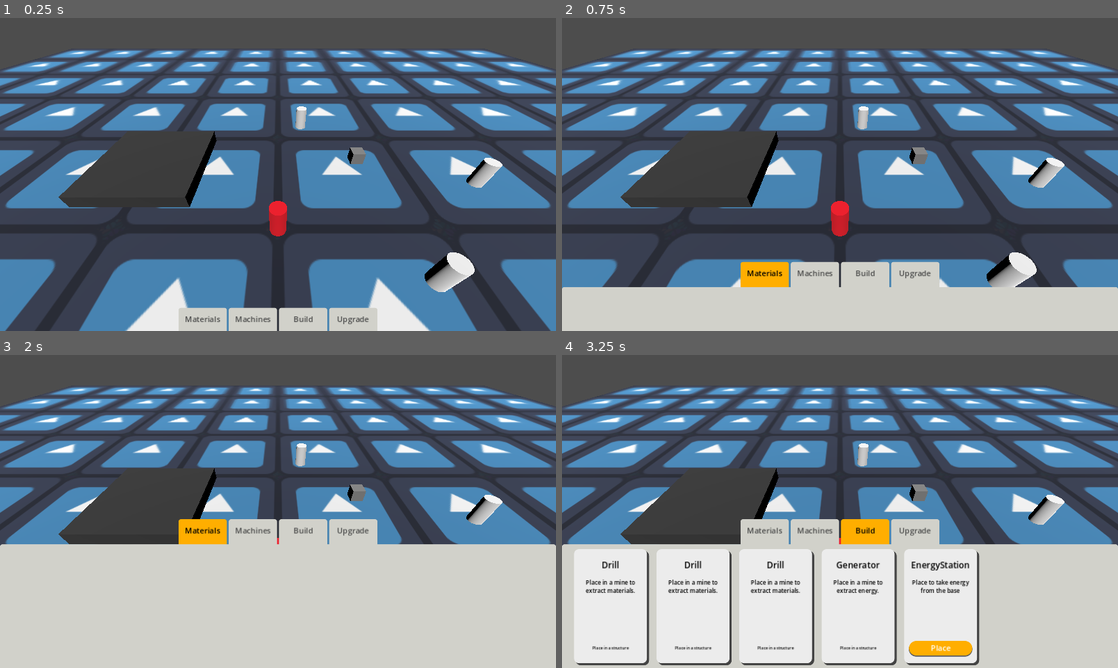
Above: before the commit, frames 1-4 (two rows, left to right).
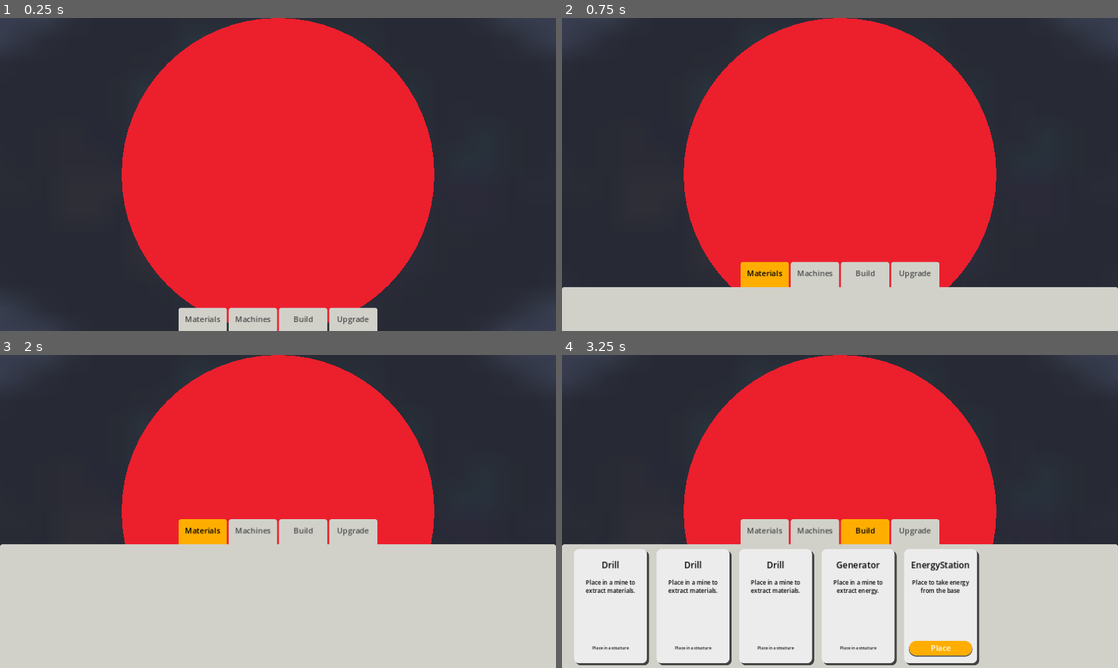
Above: after the commit, the same moments.

Repository: angelR0G/GameOff2024
Game: Godot game, scene res://other_objects/map.tscn
The game is run twice, just before and just after one commit, with the same random seed, the same clock (stepped at 60 frames per second) and the same inputs. Before the commit the project starts from res://scenes/map.tscn. The engine's default icon, where the game draws it, is replaced by a stand-in: a white triangle on a blue panel in a dark square.
Inputs (mouse positions are in pixels of both pictures, inside the frame that each line leads up to):
- Up to frame 1 (0.25 s): no input
- Up to frame 2 (0.75 s): click "Materials" at 0.5 s
- Up to frame 3 (2 s): move the mouse to (400, 495) at 1.27 s; hold D (right) from 1.28 s (still down); hold E (interact) from 1.28 s (still down); click (400, 495) at 1.42 s
- Up to frame 4 (3.25 s): release D (right) at 2 s; release E (interact) at 2 s; click "Machines" at 2 s; click "Build" at 2.75 s

The runs differ from the first frame. In frame 1, 88% of the frame differs, in the area x 0-100%, y 0-100%; in frame 2, 76%; in frame 3, 53%; in frame 4, 53%.
Error after the commit: Invalid assignment of property or key 'global_position' with value of type 'Vector3' on a base object of type 'Nil'. (res://other_objects/build_mode.gd:26)

Commit message:
feat: create build mode

Diff:
--- a/machines/machine_base.gd
+++ b/machines/machine_base.gd
@@ -38,3 +38,6 @@
 
 func set_machine_active(new_state:bool) -> void:
 	active = new_state
+
+func get_machine_mesh() -> Mesh:
+	return get_child(0).mesh
--- /dev/null
+++ b/other_objects/build_mode.gd
@@ -0,0 +1,27 @@
+class_name BuildMode extends Node3D
+
+var machine_to_place:Machine
+var machine_placed:bool = false
+
+@onready var preview_machine: MeshInstance3D = $PreviewMachine
+
+func enter_build_mode(machine:Machine):
+	machine_to_place = machine
+	preview_machine.mesh = machine.get_machine_mesh()
+	machine_placed = false
+
+
+func _process(_delta: float) -> void:
+	if machine_to_place != null && !machine_placed:
+		var mouse_position:Vector2 = get_viewport().get_mouse_position()
+		preview_machine.global_position = Vector3(mouse_position.x, 0, mouse_position.y)
+
+func _input(event: InputEvent) -> void:
+	if event is InputEventMouseButton:
+		place_machine_at_position(event.position)
+
+
+func place_machine_at_position(position:Vector2) -> bool:
+	machine_placed = true
+	machine_to_place.global_position = Vector3(position.x, 0, position.y)
+	return true
--- /dev/null
+++ b/other_objects/build_mode.tscn
@@ -0,0 +1,12 @@
+[gd_scene load_steps=2 format=3 uid="uid://dsbvo77l0003x"]
+
+[ext_resource type="Script" path="res://other_objects/build_mode.gd" id="1_063hw"]
+
+[node name="BuildMode" type="Node3D"]
+script = ExtResource("1_063hw")
+
+[node name="Camera3D" type="Camera3D" parent="."]
+transform = Transform3D(1, 0, 0, 0, -4.37114e-08, 1, 0, -1, -4.37114e-08, 0, 7, 0)
+projection = 1
+
+[node name="PreviewMachine" type="MeshInstance3D" parent="."]
--- a/scenes/dev_console.tscn
+++ b/other_objects/dev_console.tscn
@@ -1,6 +1,6 @@
 [gd_scene load_steps=2 format=3 uid="uid://unhbwmithnfs"]
 
-[ext_resource type="Script" path="res://scenes/dev_console.gd" id="1_rykuc"]
+[ext_resource type="Script" path="res://other_objects/dev_console.gd" id="1_rykuc"]
 
 [node name="DevConsole" type="CanvasLayer"]
 script = ExtResource("1_rykuc")
--- a/scenes/map.tscn
+++ b/other_objects/map.tscn
@@ -1,6 +1,6 @@
 [gd_scene load_steps=9 format=3 uid="uid://b280biq3pyqki"]
 
-[ext_resource type="PackedScene" uid="uid://baa4tvph24mkf" path="res://scenes/player.tscn" id="1_0ablw"]
+[ext_resource type="PackedScene" uid="uid://baa4tvph24mkf" path="res://other_objects/player.tscn" id="1_0ablw"]
 [ext_resource type="Texture2D" uid="uid://bd0wpcadrq5yw" path="res://icon.svg" id="2_il2m7"]
 [ext_resource type="PackedScene" uid="uid://bgdwweowv3rlk" path="res://other_objects/mine.tscn" id="3_hiqea"]
 [ext_resource type="PackedScene" uid="uid://c5d28f4x8takd" path="res://other_objects/base_camp.tscn" id="4_tmabt"]
--- a/scenes/player.tscn
+++ b/other_objects/player.tscn
@@ -1,6 +1,6 @@
 [gd_scene load_steps=7 format=3 uid="uid://baa4tvph24mkf"]
 
-[ext_resource type="Script" path="res://scenes/player.gd" id="1_nq4kw"]
+[ext_resource type="Script" path="res://other_objects/player.gd" id="1_nq4kw"]
 [ext_resource type="PackedScene" uid="uid://bnmugypts2fc8" path="res://ui/interactions_display.tscn" id="2_6mo8e"]
 [ext_resource type="PackedScene" uid="uid://cfjsaxbypqcrh" path="res://ui/hud.tscn" id="3_l3poo"]
 
--- a/project.godot
+++ b/project.godot
@@ -11,14 +11,15 @@
 [application]
 
 config/name="GameOff2024"
-run/main_scene="res://scenes/map.tscn"
+run/main_scene="res://other_objects/map.tscn"
 config/features=PackedStringArray("4.3", "GL Compatibility")
 config/icon="res://icon.svg"
 
 [autoload]
 
 MATERIALS="*res://materials/global_materials.tscn"
-DEVCONSOLE="*res://scenes/dev_console.tscn"
+DEVCONSOLE="*res://other_objects/dev_console.tscn"
+BUILDMODE="*res://other_objects/build_mode.tscn"
 
 [display]
 
Renamed: scenes/dev_console.gd -> other_objects/dev_console.gd
Renamed: scenes/player.gd -> other_objects/player.gd
